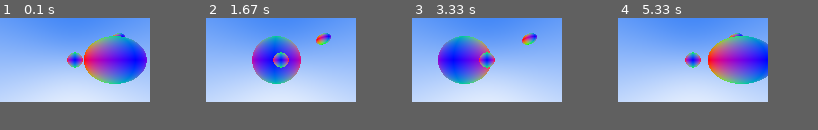
Above: before the commit, frames 1-4 (left to right).
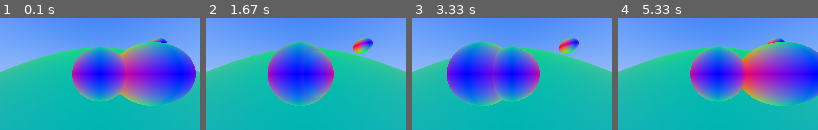
Above: after the commit, the same moments.

Repository: atrejm/raytracingproject
Game: pygame game, started from renderer.py
Same seed, same stepped clock (60 frames per second), same inputs: the game is played once before the commit and once after it.
Inputs:
- Up to frame 1 (0.1 s): no input
- Up to frame 2 (1.67 s): no input
- Up to frame 3 (3.33 s): no input
- Up to frame 4 (5.33 s): tap Enter every 0.33 s from 3.33 to 5 s
The window is 150x84 before the commit and 200x112 after it. Grey fills any space a smaller window leaves; there, only what the larger window draws over its background counts as a difference.

The runs differ from the first frame. In frame 1, 53% of the frame differs, in the area x 0-100%, y 0-79%; in frame 2, 48%; in frame 3, 49%; in frame 4, 53%.

Commit message:
making scene a little nicer

Diff:
--- a/renderer.py
+++ b/renderer.py
@@ -9,7 +9,7 @@
 import time
 
 ASPECT_RATIO = 16 / 9
-SCREEN_WIDTH = 150
+SCREEN_WIDTH = 200
 SCREEN_HEIGHT = int(SCREEN_WIDTH / ASPECT_RATIO)
 RENDER_SCALE = 5 # each pixel is scaled up by this amount
 
@@ -77,7 +77,9 @@
 
     world.add(Sphere(Vector3(0 , 0, -1), 0.5))
     world.add(Sphere(Vector3(4, -2, -4), 0.5))
-    world.add(Sphere(Vector3(0, 0, -.5), 0.09))
+    world.add(Sphere(Vector3(0, 0, -.9), 0.4))
+    world.add(Sphere(Vector3(0, 90, -90), 120))
+
 
 
     # define a variable to control the main loop
